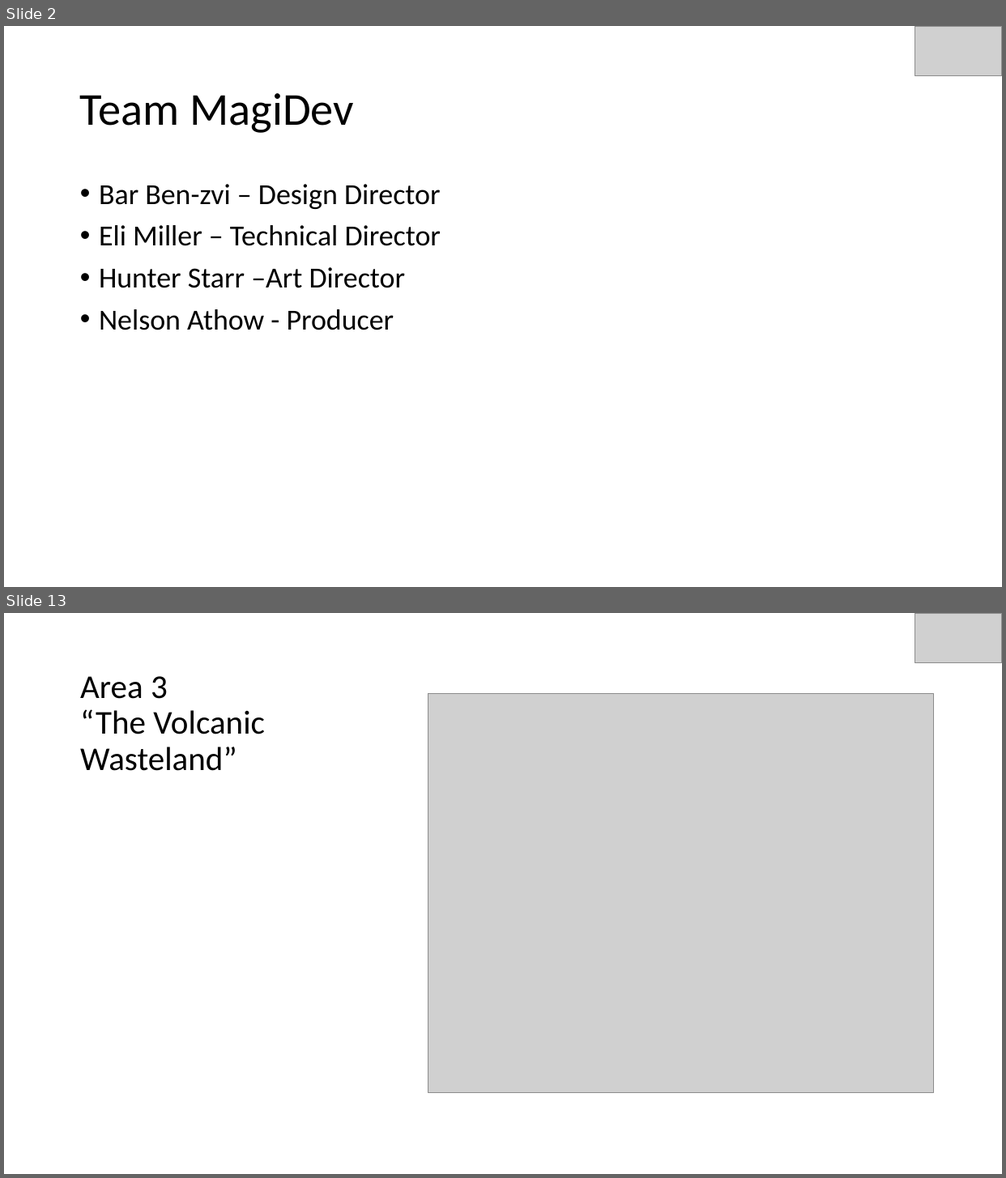
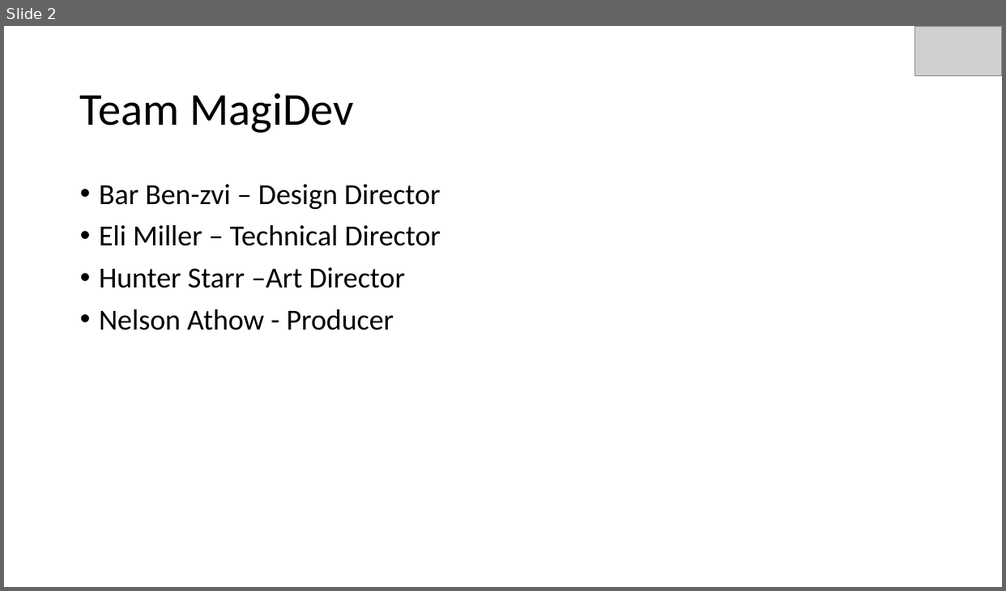
Before and after one commit to EliAnonymouse17/GDAfinal, a slide deck: Documentation/PresentationAlpha.pptx. Shown one above the other, each under a label of ours: slides 2 and 13 before the commit, slide 2 after it; the slides between them are not shown. The pictures are 1006x1178 and 1006x591 pixels, drawn with LibreOffice and Linux fonts; fonts in the diff are those of the drawing; grey boxes stand for pictures. Boxes give left, top, right and bottom in pixels: in the first picture for what was removed or moved away, otherwise in the second. Text is boxed around its words. In the diff, an @@ line names an element or a change of style, - is before the commit and + after.

```diff
--- a/Documentation/PresentationAlpha.pptx
+++ b/Documentation/PresentationAlpha.pptx
@@ slide 13 removed at bbox=[4, 613, 1002, 1174], background #FFFFFF @@
@@ picture removed at bbox=[915, 613, 1002, 663] @@
@@ title removed at bbox=[80, 676, 265, 771] @@
-Area 3
-“The Volcanic Wasteland”
@@ picture removed at bbox=[428, 694, 934, 1093] @@
```
Also in this commit, not shown: 8 slides changed, 2 other slides removed, 1 other file.
